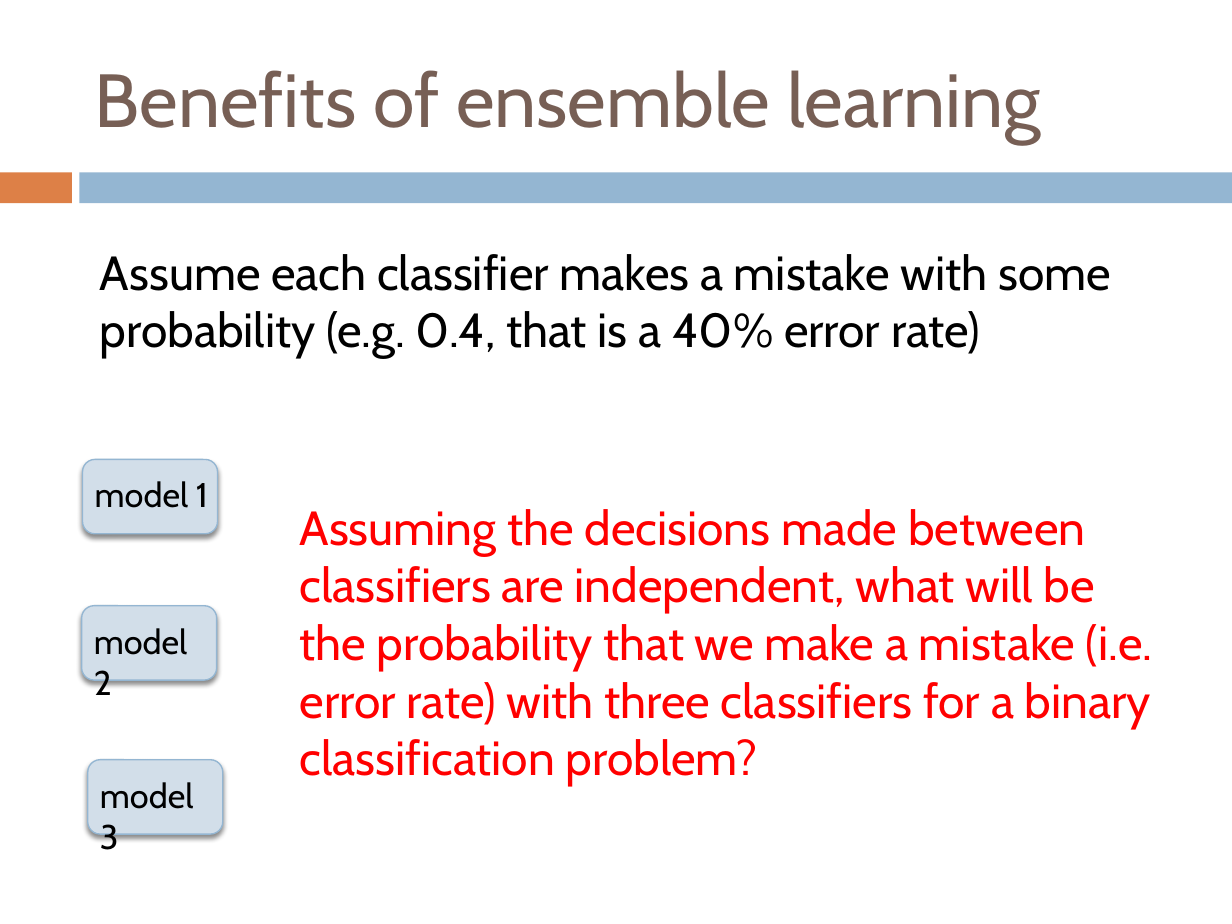
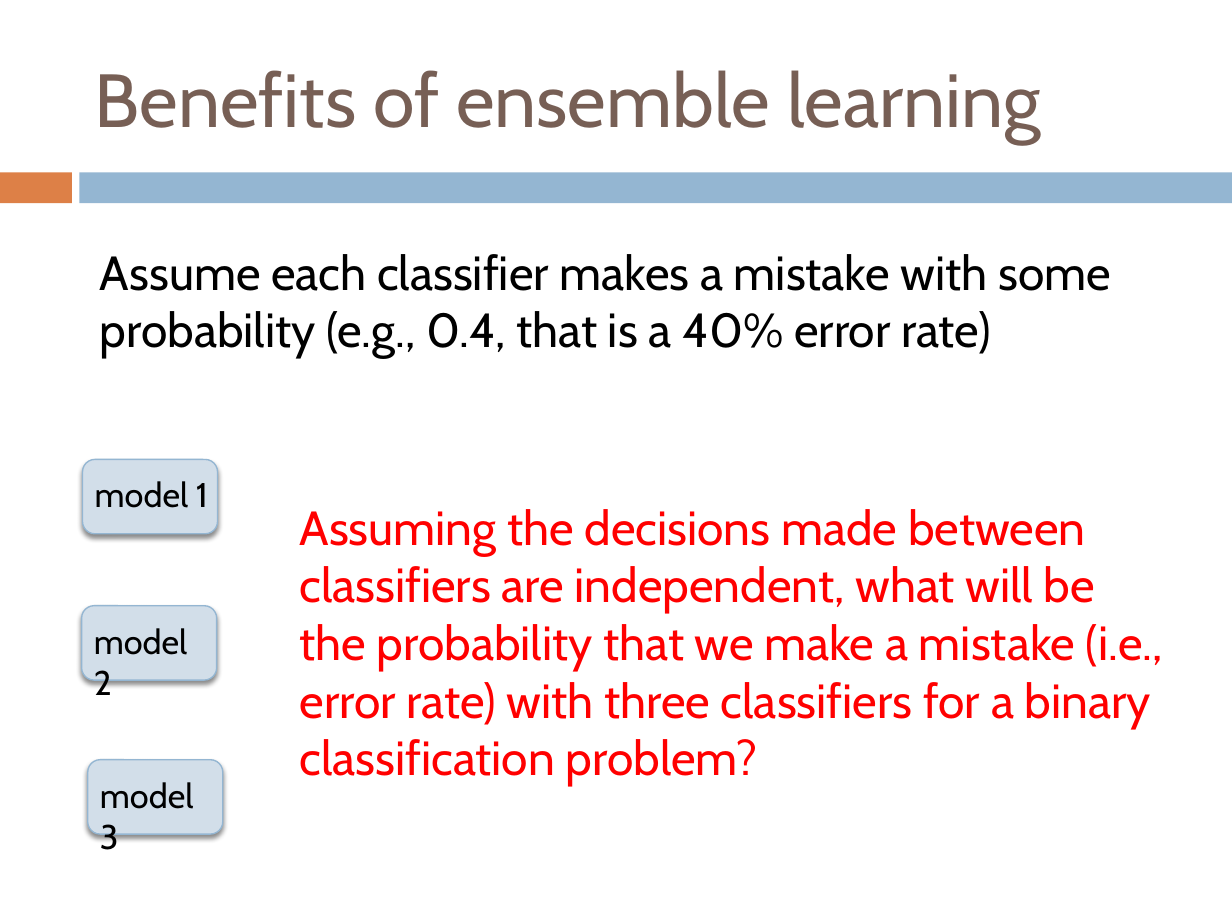
Before and after one commit to Collins-kariuk/Machine-Learning-CS158, a slide deck: slide 8 of Lectures/Lecture 23_Ensemble Learning.pptx. Drawn at 1232x924 pixels with LibreOffice and Linux fonts; fonts in the diff are those of the drawing. Boxes give left, top, right and bottom in pixels: in the first picture for what was removed or moved away, otherwise in the second. Text is boxed around its words. In the diff, an @@ line names an element or a change of style, - is before the commit and + after.

```diff
--- a/Lectures/Lecture 23_Ensemble Learning.pptx
+++ b/Lectures/Lecture 23_Ensemble Learning.pptx
@@ text at bbox=[100, 254, 1111, 358]: text changed @@
-Assume each classifier makes a mistake with some probability (e.g. 0.4, that is a 40% error rate)
+Assume each classifier makes a mistake with some probability (e.g., 0.4, that is a 40% error rate)
@@ text at bbox=[300, 509, 1163, 786]: text changed @@
-Assuming the decisions made between classifiers are independent, what will be the probability that we make a mistake (i.e. error rate) with three classifiers for a binary classification problem?
+Assuming the decisions made between classifiers are independent, what will be the probability that we make a mistake (i.e., error rate) with three classifiers for a binary classification problem?
```
Also in this commit, not shown: 2 other slides changed, 4 other files.
